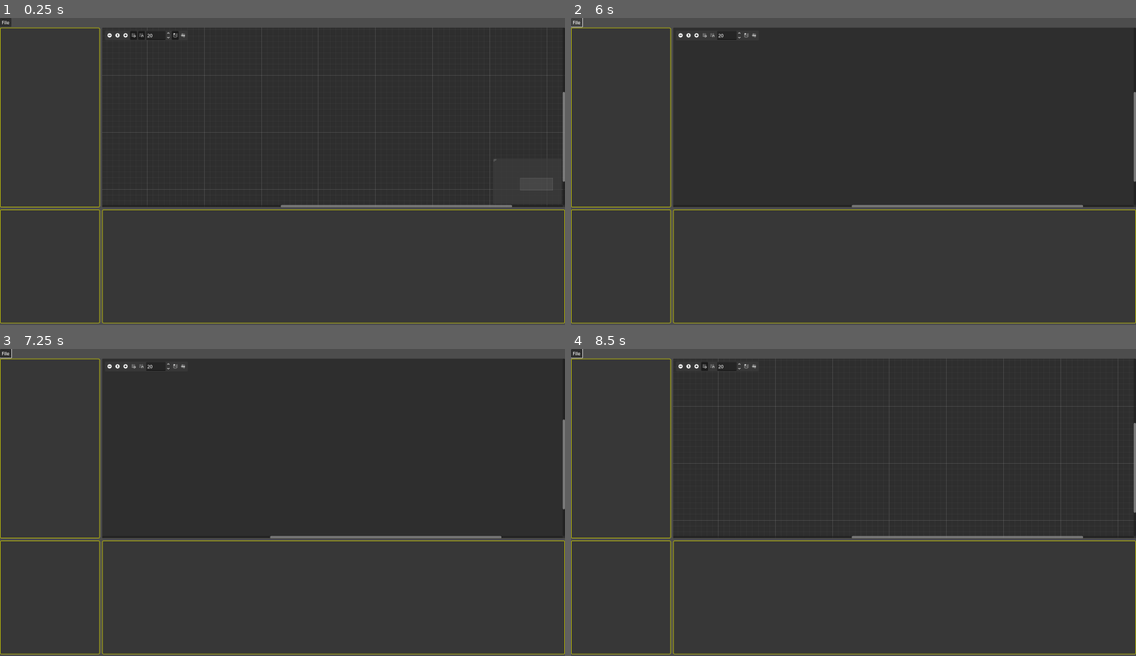
Above: before the commit, frames 1-4 (two rows, left to right).
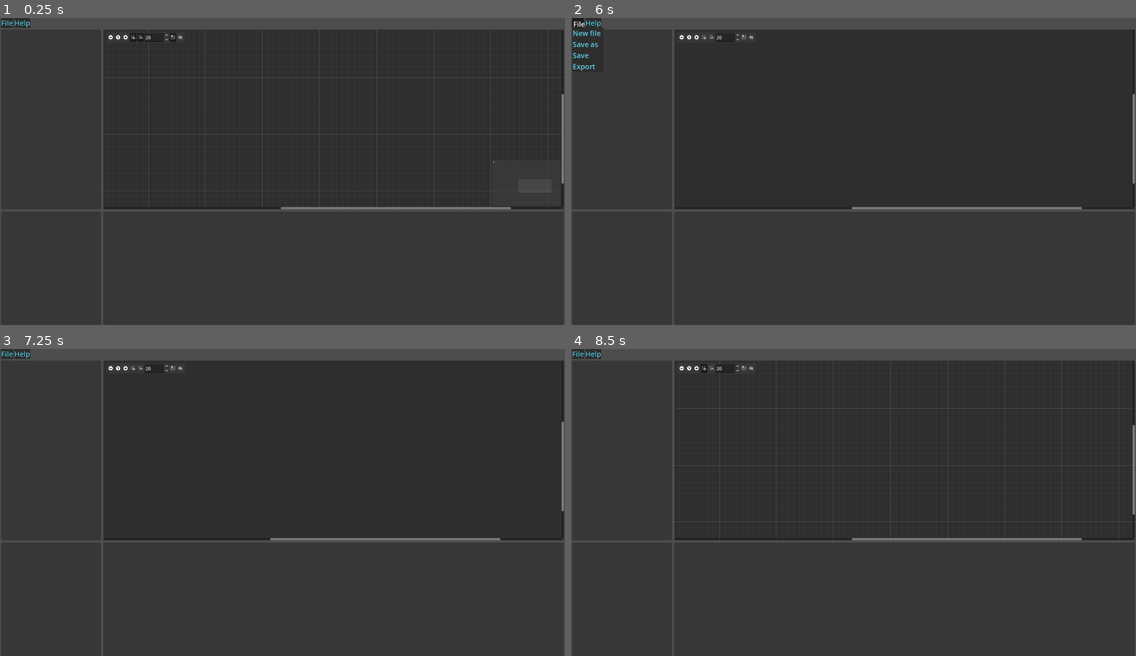
Above: after the commit, the same moments.

Repository: Phillip383/StoryGraph
Game: Godot game, scene res://scenes/UI/graph_editor.tscn
Two runs of this game, one before a commit and one after it. Both use one fixed random seed, a clock stepped at 60 frames per second and the inputs below.
Inputs (mouse positions are in pixels of both pictures, inside the frame that each line leads up to; where the layout moved, square brackets give the same spot in the first picture):
- Up to frame 1 (0.25 s): no input
- Up to frame 2 (6 s): click (576, 21) at 0.5 s, where only the run before the commit has a clickable "File"; click (684, 36) [678, 36] at 1.25 s; click (695, 36) at 2 s; click (706, 36) at 2.75 s; click (712, 36) at 3.5 s; click (746, 36) at 4.25 s; click (751, 36) at 5 s; click (576, 21) at 5.75 s, where only the run before the commit has a clickable "File"
- Up to frame 3 (7.25 s): click (113, 367) [107, 367] at 6.5 s
- Up to frame 4 (8.5 s): click (695, 367) at 7.25 s; click (706, 367) at 8 s

The runs differ from the first frame. In frame 1, 3.1% of the frame differs, in the area x 0-100%, y 0-100%; in frame 2, 3.0%; in frame 3, 2.8%; in frame 4, 3.1%.

Commit message:
Added README.md, also mocked together the editor GUI.

Diff:
--- a/project.godot
+++ b/project.godot
@@ -10,9 +10,10 @@
 
 [application]
 
-config/name="StoryQuest"
+config/name="StoryGraph"
 run/main_scene="uid://bjq3ex5xqh4to"
 config/features=PackedStringArray("4.5", "Forward Plus")
+config/icon="uid://t40ppoa0ky75"
 
 [display]
 
@@ -22,3 +23,8 @@
 [editor_plugins]
 
 enabled=PackedStringArray("res://addons/filesystem_drawer/plugin.cfg")
+
+[gui]
+
+theme/custom="uid://wro5ncgxmqmq"
+theme/custom_font="uid://cmodsej65usp8"
--- a/scenes/UI/graph_editor.tscn
+++ b/scenes/UI/graph_editor.tscn
@@ -1,67 +1,67 @@
-[gd_scene load_steps=3 format=3 uid="uid://bjq3ex5xqh4to"]
+[gd_scene load_steps=5 format=3 uid="uid://bjq3ex5xqh4to"]
 
+[ext_resource type="PackedScene" uid="uid://du7x8jpfvub1w" path="res://scenes/UI/menu_bar.tscn" id="1_fgo7h"]
 [ext_resource type="PackedScene" uid="uid://c8qxe00r5a84q" path="res://scenes/UI/graph.tscn" id="1_ot8g1"]
+[ext_resource type="Theme" uid="uid://wro5ncgxmqmq" path="res://story_graph_theme.tres" id="1_wjrqj"]
 [ext_resource type="PackedScene" uid="uid://dlquk3hpta50p" path="res://scenes/UI/inspector_base.tscn" id="2_n4xq1"]
 
 [node name="GraphEditor" type="CanvasLayer"]
 
-[node name="Main_C" type="VBoxContainer" parent="."]
+[node name="MarginContainer" type="MarginContainer" parent="."]
 anchors_preset = 15
 anchor_right = 1.0
 anchor_bottom = 1.0
 grow_horizontal = 2
 grow_vertical = 2
-theme_override_constants/separation = 1
+theme_override_constants/margin_left = 4
+theme_override_constants/margin_top = 4
+theme_override_constants/margin_right = 4
+theme_override_constants/margin_bottom = 4
 
-[node name="MenuBar" type="MenuBar" parent="Main_C"]
-custom_minimum_size = Vector2(0, 33.785)
+[node name="Main_C" type="VBoxContainer" parent="MarginContainer"]
 layout_mode = 2
 size_flags_horizontal = 3
-size_flags_vertical = 8
-language = "en"
+size_flags_vertical = 3
+theme = ExtResource("1_wjrqj")
 
-[node name="File_B" type="Button" parent="Main_C/MenuBar"]
-custom_minimum_size = Vector2(40, 0)
-layout_mode = 1
-anchors_preset = 4
-anchor_top = 0.5
-anchor_bottom = 0.5
-offset_top = -15.500001
-offset_right = 35.0
-offset_bottom = 15.500001
-grow_vertical = 2
-text = "File"
+[node name="MenuBar" parent="MarginContainer/Main_C" instance=ExtResource("1_fgo7h")]
+layout_mode = 2
+size_flags_vertical = 3
+theme_override_font_sizes/font_size = 25
 
-[node name="VSplitContainer" type="VSplitContainer" parent="Main_C"]
+[node name="VSplitContainer" type="VSplitContainer" parent="MarginContainer/Main_C"]
 layout_mode = 2
+size_flags_vertical = 3
+theme = ExtResource("1_wjrqj")
+
+[node name="StoryLines_Graph_C" type="HSplitContainer" parent="MarginContainer/Main_C/VSplitContainer"]
+layout_mode = 2
+size_flags_vertical = 3
+theme = ExtResource("1_wjrqj")
 theme_override_constants/separation = 3
 theme_override_constants/minimum_grab_thickness = 3
 
-[node name="StoryLines_Graph_C" type="HSplitContainer" parent="Main_C/VSplitContainer"]
-layout_mode = 2
-size_flags_vertical = 3
-theme_override_constants/separation = 3
-theme_override_constants/minimum_grab_thickness = 3
-
-[node name="StoryLines" parent="Main_C/VSplitContainer/StoryLines_Graph_C" instance=ExtResource("2_n4xq1")]
+[node name="StoryLines" parent="MarginContainer/Main_C/VSplitContainer/StoryLines_Graph_C" instance=ExtResource("2_n4xq1")]
 custom_minimum_size = Vector2(350, 632)
 layout_mode = 2
 size_flags_vertical = 0
 
-[node name="Graph" parent="Main_C/VSplitContainer/StoryLines_Graph_C" instance=ExtResource("1_ot8g1")]
+[node name="Graph" parent="MarginContainer/Main_C/VSplitContainer/StoryLines_Graph_C" instance=ExtResource("1_ot8g1")]
 layout_mode = 2
 size_flags_horizontal = 3
-scroll_offset = Vector2(-636, -6)
+scroll_offset = Vector2(-358, -168)
 
-[node name="HSplitContainer" type="HSplitContainer" parent="Main_C/VSplitContainer"]
+[node name="HSplitContainer" type="HSplitContainer" parent="MarginContainer/Main_C/VSplitContainer"]
 layout_mode = 2
+size_flags_vertical = 3
+theme = ExtResource("1_wjrqj")
 theme_override_constants/separation = 3
 theme_override_constants/minimum_grab_thickness = 3
 
-[node name="NodeDetails" parent="Main_C/VSplitContainer/HSplitContainer" instance=ExtResource("2_n4xq1")]
+[node name="NodeDetails" parent="MarginContainer/Main_C/VSplitContainer/HSplitContainer" instance=ExtResource("2_n4xq1")]
 custom_minimum_size = Vector2(350, 400)
 layout_mode = 2
 
-[node name="ValueEditor" parent="Main_C/VSplitContainer/HSplitContainer" instance=ExtResource("2_n4xq1")]
+[node name="ValueEditor" parent="MarginContainer/Main_C/VSplitContainer/HSplitContainer" instance=ExtResource("2_n4xq1")]
 custom_minimum_size = Vector2(350, 400)
 layout_mode = 2
--- a/scenes/UI/inspector_base.tscn
+++ b/scenes/UI/inspector_base.tscn
@@ -10,3 +10,6 @@
 
 [node name="VBoxContainer" type="VBoxContainer" parent="."]
 layout_mode = 2
+
+[node name="Inspector_name" type="Label" parent="VBoxContainer"]
+layout_mode = 2
--- /dev/null
+++ b/scenes/UI/menu_bar.tscn
@@ -0,0 +1,34 @@
+[gd_scene load_steps=2 format=3 uid="uid://du7x8jpfvub1w"]
+
+[ext_resource type="Theme" uid="uid://wro5ncgxmqmq" path="res://story_graph_theme.tres" id="1_ohdrm"]
+
+[node name="MenuBar" type="MenuBar"]
+anchors_preset = -1
+anchor_left = 0.0050000004
+anchor_right = 0.989
+anchor_bottom = 0.028
+offset_left = 0.09999943
+offset_right = 1.7799072
+offset_bottom = -0.24000168
+theme = ExtResource("1_ohdrm")
+language = "en"
+
+[node name="File" type="PopupMenu" parent="."]
+oversampling_override = 1.0
+size = Vector2i(100, 116)
+theme = ExtResource("1_ohdrm")
+item_count = 4
+item_0/text = "New file"
+item_0/id = 0
+item_1/text = "Save as"
+item_1/id = 1
+item_2/text = "Save"
+item_2/id = 2
+item_3/text = "Export"
+item_3/id = 3
+
+[node name="Help" type="PopupMenu" parent="."]
+theme = ExtResource("1_ohdrm")
+item_count = 1
+item_0/text = "Documentation"
+item_0/id = 0
--- a/story_graph_theme.tres
+++ b/story_graph_theme.tres
@@ -1,11 +1,26 @@
-[gd_resource type="Theme" load_steps=3 format=3 uid="uid://wro5ncgxmqmq"]
+[gd_resource type="Theme" load_steps=8 format=3 uid="uid://wro5ncgxmqmq"]
+
+[sub_resource type="StyleBoxFlat" id="StyleBoxFlat_4r8t8"]
+corner_radius_top_left = 4
+corner_radius_top_right = 4
+corner_radius_bottom_right = 4
+corner_radius_bottom_left = 4
+
+[sub_resource type="StyleBoxFlat" id="StyleBoxFlat_ygryb"]
+bg_color = Color(0.1764706, 0.1764706, 0.1764706, 1)
+corner_radius_top_left = 3
+corner_radius_top_right = 3
+corner_radius_bottom_right = 3
+corner_radius_bottom_left = 3
+
+[sub_resource type="StyleBoxFlat" id="StyleBoxFlat_w4sxx"]
+bg_color = Color(1, 1, 0.3254902, 1)
+
+[sub_resource type="StyleBoxFlat" id="StyleBoxFlat_j0ssf"]
+bg_color = Color(0.1764706, 0.1764706, 0.1764706, 1)
 
 [sub_resource type="StyleBoxFlat" id="StyleBoxFlat_bwp5n"]
 bg_color = Color(0.21770102, 0.21770108, 0.21770096, 1)
-border_width_left = 3
-border_width_top = 3
-border_width_right = 3
-border_width_bottom = 3
 border_color = Color(0.8205395, 0.8205401, 7.70092e-07, 1)
 border_blend = true
 corner_radius_top_left = 4
@@ -13,6 +28,9 @@
 corner_radius_bottom_right = 4
 corner_radius_bottom_left = 4
 shadow_color = Color(0, 0, 0, 0.84313726)
+
+[sub_resource type="StyleBoxFlat" id="StyleBoxFlat_orwo5"]
+bg_color = Color(0.1764706, 0.1764706, 0.1764706, 1)
 
 [sub_resource type="StyleBoxFlat" id="StyleBoxFlat_2n2lm"]
 bg_color = Color(0.21568628, 0.21568628, 0.21568628, 1)
@@ -23,9 +41,26 @@
 
 [resource]
 HBoxContainer/constants/separation = 2
+HSplitContainer/constants/minimum_grab_thickness = 3
+HSplitContainer/constants/separation = 3
+MenuBar/colors/font_color = Color(0.37254903, 0.8039216, 0.89411765, 1)
+MenuBar/colors/font_hover_color = Color(0.9843137, 0.9490196, 0.21176471, 1)
+MenuBar/constants/outline_size = 3
+MenuBar/styles/hover = SubResource("StyleBoxFlat_4r8t8")
+MenuBar/styles/normal = SubResource("StyleBoxFlat_ygryb")
+MenuButton/colors/font_color = Color(0.37254903, 0.8039216, 0.89411765, 1)
+MenuButton/styles/hover = SubResource("StyleBoxFlat_w4sxx")
+MenuButton/styles/normal = SubResource("StyleBoxFlat_j0ssf")
 PanelContainer/styles/panel = SubResource("StyleBoxFlat_bwp5n")
+PopupMenu/colors/font_color = Color(0.37254903, 0.8039216, 0.89411765, 1)
+PopupMenu/colors/font_hover_color = Color(0.9843137, 0.9490196, 0.21176471, 1)
+PopupMenu/font_sizes/font_size = 25
+PopupMenu/styles/panel = SubResource("StyleBoxFlat_orwo5")
 TabBar/styles/button_highlight = null
 TabBar/styles/button_pressed = null
 TabBar/styles/tab_hovered = null
 TabBar/styles/tab_selected = null
 TabBar/styles/tab_unselected = SubResource("StyleBoxFlat_2n2lm")
+VBoxContainer/constants/separation = 6
+VSplitContainer/constants/minimum_grab_thickness = 3
+VSplitContainer/constants/separation = 3
Not shown, added: README.md
